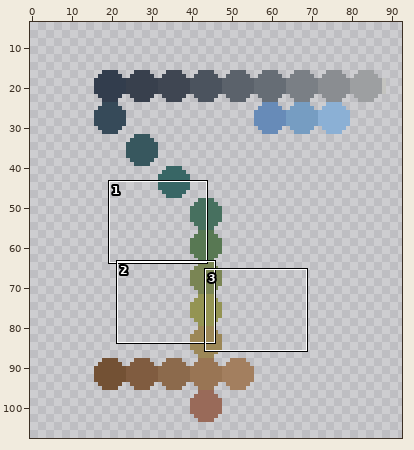
One commit to this pixel-art file: res/color_palette.ase. The picture above shows the old version from afar; the outline marks the close-up.
Close-up. The starting point:
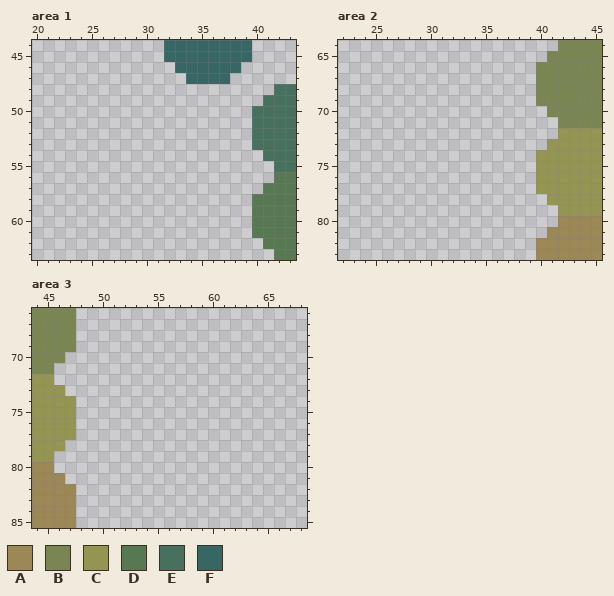
128x128 pixels, 1 frame. Shown: area 1: x 20..43, y 44..63; area 2: x 22..45, y 64..83; area 3: x 44..68, y 66..85. The old version is drawn lined up with the new one. The wide view leaves out empty margins. The commit also changed other parts of the picture, which this record leaves out.
Palette (. is transparent): A #9c8757  B #7a8554  C #949453  D #587853  E #47705f  F #386665
Pixels before, area 1, first column x 32:
44 FFFFFFFF....
45 FFFFFFFF....
46 .FFFFFF.....
47 ..FFFF......
48 ..........EE
49 .........EEE
50 ........EEEE
51 ........EEEE
52 ........EEEE
53 ........EEEE
54 .........EEE
55 ..........EE
56 ..........DD
57 .........DDD
58 ........DDDD
59 ........DDDD
60 ........DDDD
61 ........DDDD
62 .........DDD
63 ..........DD
Pixels before, area 2, first column x 40:
64 ..BBBB
65 .BBBBB
66 BBBBBB
67 BBBBBB
68 BBBBBB
69 BBBBBB
70 .BBBBB
71 ..BBBB
72 ..CCCC
73 .CCCCC
74 CCCCCC
75 CCCCCC
76 CCCCCC
77 CCCCCC
78 .CCCCC
79 ..CCCC
80 ..AAAA
81 .AAAAA
82 AAAAAA
83 AAAAAA
Pixels before, area 3, first column x 44:
66 BBBB
67 BBBB
68 BBBB
69 BBBB
70 BBB.
71 BB..
72 CC..
73 CCC.
74 CCCC
75 CCCC
76 CCCC
77 CCCC
78 CCC.
79 CC..
80 AA..
81 AAA.
82 AAAA
83 AAAA
84 AAAA
85 AAAA
The same view after the edit:
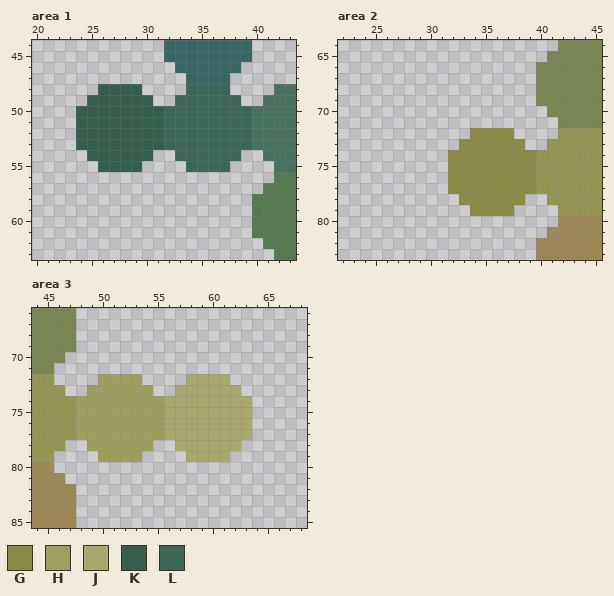
Colours new in this view: G #8a8a46  H #9e9e60  J #a8a86f  K #365e4d  L #3c6655
What changed:
{"change": "whole drawing moved by +0,+16 (the old picture is shown already moved)"}
{"where": "area 1"}
{"y":48,"x":26,"old":"....","new":"KKKK"}
{"y":48,"x":34,"old":"....","new":"LLLL"}
{"y":49,"x":25,"old":"......","new":"KKKKKK"}
{"y":49,"x":33,"old":"......","new":"LLLLLL"}
{"y":50,"x":24,"old":"................","new":"KKKKKKKKLLLLLLLL"}
{"y":51,"x":24,"old":"................","new":"KKKKKKKKLLLLLLLL"}
{"y":52,"x":24,"old":"................","new":"KKKKKKKKLLLLLLLL"}
{"y":53,"x":24,"old":"................","new":"KKKKKKKKLLLLLLLL"}
{"y":54,"x":25,"old":"......","new":"KKKKKK"}
{"y":54,"x":33,"old":"......","new":"LLLLLL"}
{"y":55,"x":26,"old":"....","new":"KKKK"}
{"y":55,"x":34,"old":"....","new":"LLLL"}
{"where": "area 2"}
{"y":72,"x":34,"old":"....","new":"GGGG"}
{"y":73,"x":33,"old":"......","new":"GGGGGG"}
{"y":74,"x":32,"old":"........","new":"GGGGGGGG"}
{"y":75,"x":32,"old":"........","new":"GGGGGGGG"}
{"y":76,"x":32,"old":"........","new":"GGGGGGGG"}
{"y":77,"x":32,"old":"........","new":"GGGGGGGG"}
{"y":78,"x":33,"old":"......","new":"GGGGGG"}
{"y":79,"x":34,"old":"....","new":"GGGG"}
{"where": "area 3"}
{"y":72,"x":50,"old":"....","new":"HHHH"}
{"y":72,"x":58,"old":"....","new":"JJJJ"}
{"y":73,"x":49,"old":"......","new":"HHHHHH"}
{"y":73,"x":57,"old":"......","new":"JJJJJJ"}
{"y":74,"x":48,"old":"................","new":"HHHHHHHHJJJJJJJJ"}
{"y":75,"x":48,"old":"................","new":"HHHHHHHHJJJJJJJJ"}
{"y":76,"x":48,"old":"................","new":"HHHHHHHHJJJJJJJJ"}
{"y":77,"x":48,"old":"................","new":"HHHHHHHHJJJJJJJJ"}
{"y":78,"x":49,"old":"......","new":"HHHHHH"}
{"y":78,"x":57,"old":"......","new":"JJJJJJ"}
{"y":79,"x":50,"old":"....","new":"HHHH"}
{"y":79,"x":58,"old":"....","new":"JJJJ"}
